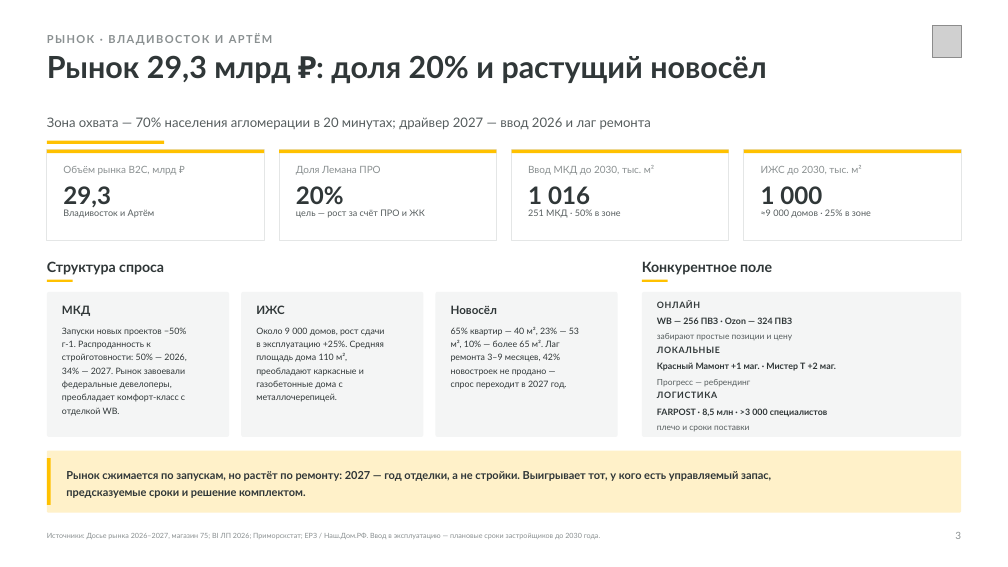
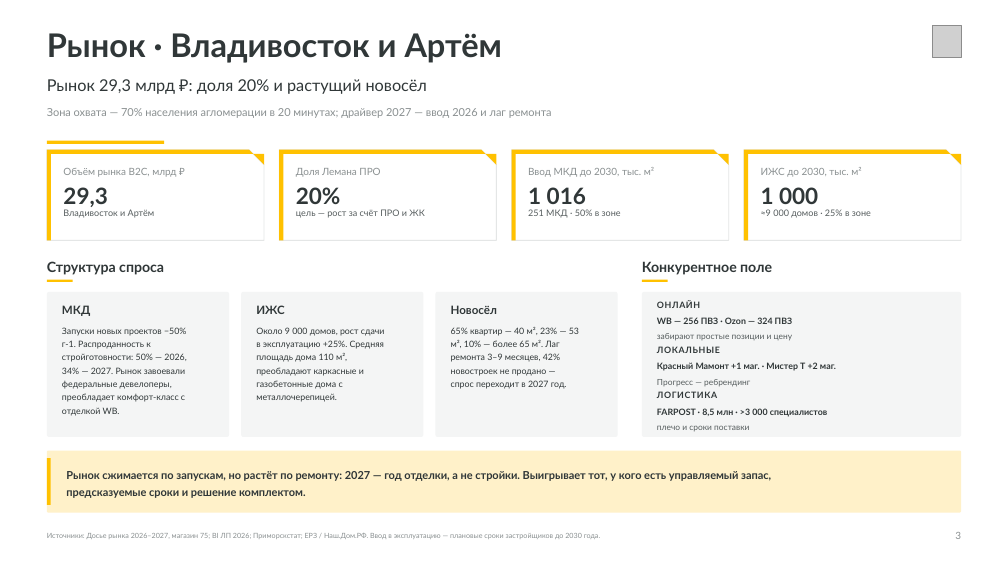
Before and after one commit to dmitrypalych44-ai/power-point, a slide deck: slide 3 of deliverables/Лемана_ПРО_Стратегия_Владивосток_2027.pptx. Drawn at 1008x567 pixels with LibreOffice and Linux fonts; fonts in the diff are those of the drawing; grey boxes stand for pictures. Boxes give left, top, right and bottom in pixels: in the first picture for what was removed or moved away, otherwise in the second. Text is boxed around its words. In the diff, an @@ line names an element or a change of style, - is before the commit and + after.

```diff
--- a/deliverables/Лемана_ПРО_Стратегия_Владивосток_2027.pptx
+++ b/deliverables/Лемана_ПРО_Стратегия_Владивосток_2027.pptx
@@ text at (47, 33, 502, 63): text changed; size 10.5 to 31 pt; text colour #8A9091 to #303738 @@
-РЫНОК · ВЛАДИВОСТОК И АРТЁМ
+Рынок · Владивосток и Артём
@@ text "Рынок 29,3 млрд ₽: доля ...": place and size @@
-text "Рынок 29,3 млрд ₽: доля ..." at (47, 55, 766, 84)
+text "Рынок 29,3 млрд ₽: доля ..." at (47, 79, 427, 94)
@@ text "Рынок 29,3 млрд ₽: доля ..." at (47, 79, 427, 94): size 29 to 15.5 pt, bold off; line spacing 1.04 to 1.12 @@
@@ text "Зона охвата — 70% населения ...": place and size @@
-text "Зона охвата — 70% населения ..." at (47, 117, 651, 130)
+text "Зона охвата — 70% населения ..." at (47, 108, 552, 118)
@@ text "Зона охвата — 70% населения ..." at (47, 108, 552, 118): size 12.5 to 10.5 pt, text colour #565D5E to #8A9091; line spacing 1.2 to 1.16 @@
@@ rectangle removed at (47, 150, 264, 240) @@
@@ rectangle removed at (47, 150, 264, 153) @@
@@ freeform shape added at (47, 150, 264, 240), fill #FFFFFF, outline #E4E6E6 0.75 pt @@
@@ freeform shape added at (47, 150, 264, 165), fill #FFC100 @@
@@ rectangle added at (47, 154, 51, 241), fill #FFC100 @@
@@ rectangle removed at (279, 150, 496, 240) @@
@@ rectangle removed at (279, 150, 496, 153) @@
@@ freeform shape added at (279, 150, 496, 240), fill #FFFFFF, outline #E4E6E6 0.75 pt @@
@@ freeform shape added at (279, 150, 496, 165), fill #FFC100 @@
@@ rectangle added at (279, 154, 284, 241), fill #FFC100 @@
@@ rectangle removed at (512, 150, 729, 240) @@
@@ rectangle removed at (512, 150, 729, 153) @@
@@ freeform shape added at (512, 150, 729, 240), fill #FFFFFF, outline #E4E6E6 0.75 pt @@
@@ freeform shape added at (512, 150, 729, 165), fill #FFC100 @@
@@ rectangle added at (512, 154, 516, 241), fill #FFC100 @@
@@ rectangle removed at (744, 150, 961, 240) @@
@@ rectangle removed at (744, 150, 961, 153) @@
@@ freeform shape added at (744, 150, 961, 240), fill #FFFFFF, outline #E4E6E6 0.75 pt @@
@@ freeform shape added at (744, 150, 961, 165), fill #FFC100 @@
@@ rectangle added at (744, 154, 749, 241), fill #FFC100 @@
@@ size 23 to 21.5 pt in 4 elements at (63, 187, 107, 207), (296, 187, 341, 204), (528, 187, 586, 204), (761, 187, 818, 204) @@
```
Also in this commit, not shown: 33 other slides changed, 35 other files.
